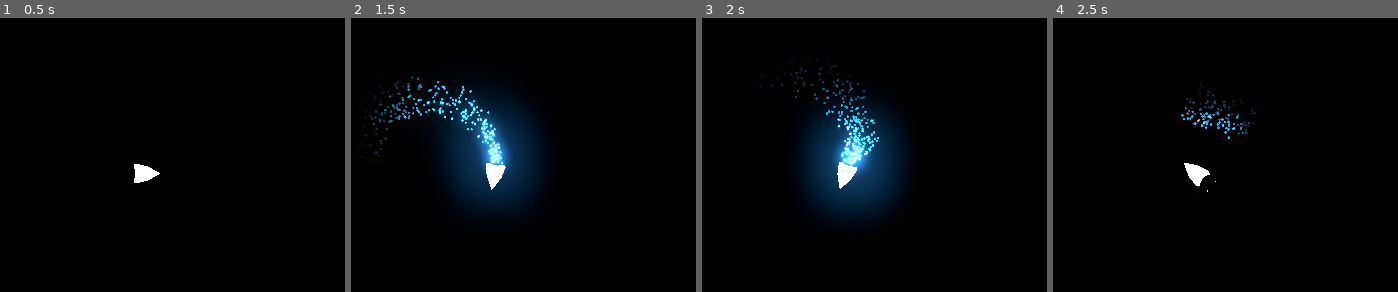
Above: before the commit, frames 1-4 (left to right).
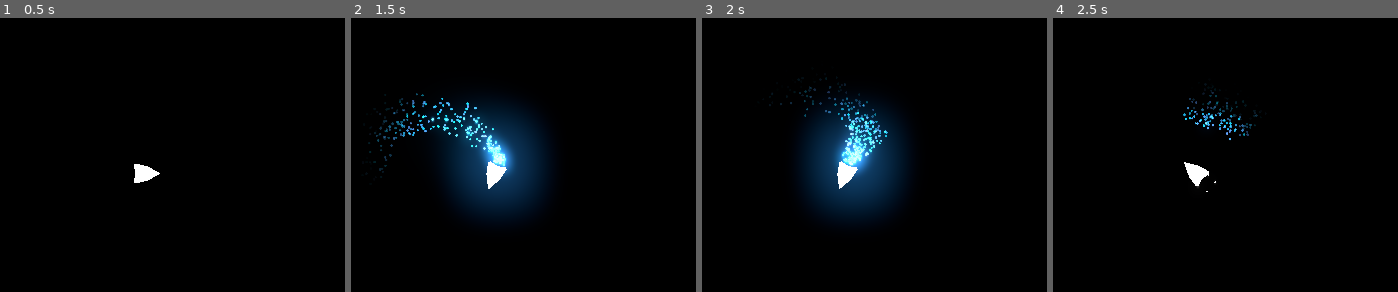
Above: after the commit, the same moments.

Repository: Insta-x/boost-racer
Game: Godot game, scene res://Src/Game.tscn
The game is run twice, just before and just after one commit, with the same random seed, the same clock (stepped at 60 frames per second) and the same inputs. This scene is started directly instead of the project's main scene.
Inputs:
- Up to frame 1 (0.5 s): no input
- Up to frame 2 (1.5 s): tap Enter at 0.5 s; hold D (turn_right) 0.53-1.28 s; hold Shift (boost) 0.53-1.28 s; hold Space (brake) from 1.28 s (still down); tap Shift (boost) at 1.35 s
- Up to frame 3 (2 s): keep holding Space (brake)
- Up to frame 4 (2.5 s): release Space (brake) at 2.03 s; hold D (turn_right) from 2.03 s (still down); hold Shift (boost) from 2.03 s (still down)

Frame 1 is identical in both runs. In frame 2, 3.6% of the frame differs, in the area x 3-48%, y 21-63%; in frame 3, 1.7%; in frame 4, 1.0%.

Commit message:
expanded world

Diff:
--- a/Src/GameWorld.tscn
+++ b/Src/GameWorld.tscn
@@ -10,7 +10,7 @@
 collision_mask = 3
 
 [node name="CollisionPolygon2D" type="CollisionPolygon2D" parent="OuterWall"]
-polygon = PoolVector2Array( 0, 5120, -64, 5120, -64, -576, 9024, -576, 9024, 5184, -64, 5184, 0, 5120, 4544, 5120, 4992, 4672, 5056, 4672, 5248, 4864, 8064, 4864, 8512, 4416, 8960, 4416, 8960, 1088, 8384, 512, 8384, -64, 6528, -64, 6528, 896, 4160, 896, 4160, -256, 3136, -256, 2496, 384, 1792, 384, 1792, -256, 1408, -512, 256, -512, 0, -256 )
+polygon = PoolVector2Array( 0, 8960, -64, 9024, -64, -576, 14144, -576, 14144, 9984, 4736, 9920, 3840, 9024, 0, 9024, 0, 8960, 3008, 8960, 3072, 8896, 3840, 8896, 4736, 9792, 5504, 9792, 6400, 8896, 7744, 8896, 8640, 8000, 8832, 8000, 9472, 8640, 12672, 8640, 13184, 8128, 14080, 8128, 14080, 5120, 13376, 4416, 13376, 3456, 14080, 2752, 14080, 2432, 13504, 1856, 13504, -64, 11520, -64, 11520, 2112, 8448, 2112, 8448, -256, 7232, -256, 5952, 1024, 3840, 1024, 3840, 320, 3008, -512, 512, -512, 0, 0 )
 __meta__ = {
 "_edit_lock_": true
 }
@@ -19,127 +19,87 @@
 collision_mask = 3
 
 [node name="CollisionPolygon2D" type="CollisionPolygon2D" parent="Wall"]
-polygon = PoolVector2Array( 320, 1344, 320, -128, 448, -256, 1344, -256, 1472, -128, 1472, 0, 1344, -128, 1088, -128, 1088, 1152, 512, 1152 )
-__meta__ = {
-"_edit_lock_": true
-}
+position = Vector2( 192, 192 )
+polygon = PoolVector2Array( 192, 2304, 192, -64, 448, -320, 2560, -320, 3328, 448, 3008, 448, 2432, -128, 1920, -128, 1920, 1728, 768, 1728 )
 
 [node name="CollisionPolygon2D2" type="CollisionPolygon2D" parent="Wall"]
-polygon = PoolVector2Array( 320, 1536, 512, 1344, 1088, 1344, 1280, 1536, 1280, 2304, 1088, 2496, 512, 2496, 320, 2304 )
-__meta__ = {
-"_edit_lock_": true
-}
+position = Vector2( 832, 3200 )
+polygon = PoolVector2Array( -448, -320, 192, -960, 1600, -960, 2240, -320, 2240, 1792, 1600, 2432, 192, 2432, -448, 1792 )
 
 [node name="CollisionPolygon2D3" type="CollisionPolygon2D" parent="Wall"]
-polygon = PoolVector2Array( 1280, 64, 1344, 64, 1472, 192, 1472, 704, 2688, 704, 3200, 64, 3840, 64, 3840, 896, 1600, 896, 1600, 1536, 1728, 1536, 1728, 1856, 1472, 2112, 1472, 1408, 1280, 1216 )
-__meta__ = {
-"_edit_lock_": true
-}
+position = Vector2( 1024, 768 )
+polygon = PoolVector2Array( 1408, -512, 1472, -512, 2048, 64, 2496, 64, 2496, 640, 5120, 640, 6400, -640, 7040, -640, 7040, 1344, 2624, 1344, 2624, 2048, 3136, 2048, 3136, 3136, 2368, 3904, 2368, 1984, 1408, 1024 )
 
 [node name="CollisionPolygon2D4" type="CollisionPolygon2D" parent="Wall"]
-polygon = PoolVector2Array( 320, 4672, 320, 2496, 512, 2688, 1088, 2688, 2240, 3968, 1088, 3968 )
-__meta__ = {
-"_edit_lock_": true
-}
+position = Vector2( 512, 3136 )
+polygon = PoolVector2Array( -128, 5184, -128, 2240, 448, 2816, 1984, 2816, 3008, 3904, 1152, 3904 )
 
 [node name="CollisionPolygon2D5" type="CollisionPolygon2D" parent="Wall"]
-polygon = PoolVector2Array( 512, 4800, 1088, 4224, 2240, 4224, 2240, 4608, 2048, 4800 )
-__meta__ = {
-"_edit_lock_": true
-}
+position = Vector2( 1024, 3776 )
+polygon = PoolVector2Array( -192, 4800, 1024, 3584, 2560, 3584, 2560, 4288, 2048, 4800 )
 
 [node name="CollisionPolygon2D6" type="CollisionPolygon2D" parent="Wall"]
-polygon = PoolVector2Array( 2304, 4800, 2496, 4608, 2496, 4224, 4608, 4224, 4864, 4480, 4864, 4544, 4608, 4800, 2496, 4800 )
-__meta__ = {
-"_edit_lock_": true
-}
+position = Vector2( 3520, 3264 )
+polygon = PoolVector2Array( -128, 5312, 384, 4800, 384, 4096, 4544, 4096, 4864, 4416, 4864, 4608, 4160, 5312, 2880, 5312, 1984, 6208, 1216, 6208, 320, 5312 )
 
 [node name="CollisionPolygon2D7" type="CollisionPolygon2D" parent="Wall"]
-polygon = PoolVector2Array( 2240, 3776, 1280, 2688, 1472, 2496, 3776, 2496, 3776, 3136, 2240, 3136 )
-__meta__ = {
-"_edit_lock_": true
-}
+position = Vector2( 1472, 3136 )
+polygon = PoolVector2Array( 2240, 3776, 1216, 2688, 2368, 1536, 3776, 1536, 3776, 2880, 2240, 2880 )
 
 [node name="CollisionPolygon2D8" type="CollisionPolygon2D" parent="Wall"]
-polygon = PoolVector2Array( 2496, 3968, 2496, 3328, 4032, 3328, 4032, 2496, 4544, 2496, 4544, 3968 )
-__meta__ = {
-"_edit_lock_": true
-}
+position = Vector2( 1472, 2944 )
+polygon = PoolVector2Array( 2496, 4096, 2496, 3328, 4032, 3328, 4032, 1728, 6592, 1728, 6592, 4096 )
 
 [node name="CollisionPolygon2D9" type="CollisionPolygon2D" parent="Wall"]
-polygon = PoolVector2Array( 4736, 2496, 4736, 3200, 5504, 3200, 5504, 2496 )
-__meta__ = {
-"_edit_lock_": true
-}
+position = Vector2( 3776, 2240 )
+polygon = PoolVector2Array( 4480, 2432, 4480, 3520, 5760, 3520, 5824, 3456, 5824, 2432 )
 
 [node name="CollisionPolygon2D10" type="CollisionPolygon2D" parent="Wall"]
-polygon = PoolVector2Array( 5760, 2496, 5760, 3200, 6400, 3200, 6400, 2496 )
-__meta__ = {
-"_edit_lock_": true
-}
+position = Vector2( 4224, 2540.8 )
+polygon = PoolVector2Array( 5568, 2131.2, 5568, 3200, 6400, 3200, 6400, 2131.2 )
 
 [node name="CollisionPolygon2D11" type="CollisionPolygon2D" parent="Wall"]
-polygon = PoolVector2Array( 4736, 3392, 4736, 3968, 5376, 3968, 5376, 3456, 7296, 3456, 7296, 4224, 8064, 4224, 8704, 3648, 8704, 1280, 8128, 960, 7360, 1728, 7360, 2496, 6592, 2496, 6592, 3392 )
-__meta__ = {
-"_edit_lock_": true
-}
+position = Vector2( 4992, 1280 )
+polygon = PoolVector2Array( 3264, 4672, 3264, 5760, 3584, 5760, 3584, 5184, 7040, 5184, 7040, 6400, 7616, 6400, 8704, 5312, 8704, 3840, 8000, 3136, 8000, 2176, 8704, 1472, 8704, 1280, 8384, 960, 7360, 1984, 7360, 3392, 5888, 3392, 5888, 4672 )
 
 [node name="CollisionPolygon2D12" type="CollisionPolygon2D" parent="Wall"]
-polygon = PoolVector2Array( 4864, 4224, 4992, 4352, 5056, 4352, 5184, 4224 )
-__meta__ = {
-"_edit_lock_": true
-}
+position = Vector2( 3648, 3264 )
+polygon = PoolVector2Array( 4736, 4096, 4992, 4352, 5184, 4352, 5440, 4096 )
 
 [node name="CollisionPolygon2D13" type="CollisionPolygon2D" parent="Wall"]
-polygon = PoolVector2Array( 5184, 4544, 5184, 4480, 5440, 4224, 6400, 4224, 6848, 4672, 5312, 4672 )
-__meta__ = {
-"_edit_lock_": true
-}
+position = Vector2( 3904, 3328 )
+polygon = PoolVector2Array( 5184, 4544, 5184, 4352, 5440, 4096, 6400, 4096, 7296, 4992, 5632, 4992 )
 
 [node name="CollisionPolygon2D14" type="CollisionPolygon2D" parent="Wall"]
-polygon = PoolVector2Array( 5568, 3968, 5568, 3648, 6720, 3648, 6400, 3968 )
-__meta__ = {
-"_edit_lock_": true
-}
+position = Vector2( 3264, 3072 )
+polygon = PoolVector2Array( 5568, 4032, 5568, 3712, 7616, 3712, 7296, 4032 )
 
 [node name="CollisionPolygon2D15" type="CollisionPolygon2D" parent="Wall"]
-polygon = PoolVector2Array( 6464, 4096, 7040, 4672, 8000, 4672, 8512, 4224, 8704, 4224, 8704, 3840, 8128, 4416, 7104, 4416, 7104, 3648, 6912, 3648 )
-__meta__ = {
-"_edit_lock_": true
-}
+position = Vector2( 4608, 3584 )
+polygon = PoolVector2Array( 6016, 3840, 6912, 4736, 8000, 4736, 8448, 4288, 9152, 4288, 9152, 3392, 8128, 4416, 7104, 4416, 7104, 3200, 6656, 3200 )
 
 [node name="CollisionPolygon2D16" type="CollisionPolygon2D" parent="Wall"]
-polygon = PoolVector2Array( 8064, 704, 7360, 1408, 7360, 896, 6784, 896, 6784, 256, 8064, 256 )
-__meta__ = {
-"_edit_lock_": true
-}
+position = Vector2( 5120, 1280 )
+polygon = PoolVector2Array( 8064, 704, 7232, 1536, 7232, 768, 6784, 768, 6784, -1024, 8064, -1024 )
 
 [node name="CollisionPolygon2D17" type="CollisionPolygon2D" parent="Wall"]
-polygon = PoolVector2Array( 6976, 1088, 5760, 1088, 5760, 1664, 5376, 1664, 5376, 1984, 5760, 1984, 5760, 2304 )
-__meta__ = {
-"_edit_lock_": true
-}
+position = Vector2( 4352, 1344 )
+polygon = PoolVector2Array( 7552, 1024, 5568, 1024, 5568, 1664, 4992, 1664, 4992, 2048, 5120, 2176, 5568, 2176, 5568, 3008 )
 
 [node name="CollisionPolygon2D18" type="CollisionPolygon2D" parent="Wall"]
-polygon = PoolVector2Array( 6016, 2304, 7168, 2304, 7168, 1152 )
-__meta__ = {
-"_edit_lock_": true
-}
+position = Vector2( 4928, 1792 )
+polygon = PoolVector2Array( 5376, 2560, 7168, 2560, 7168, 768 )
 
 [node name="CollisionPolygon2D19" type="CollisionPolygon2D" parent="Wall"]
-polygon = PoolVector2Array( 5504, 2304, 5504, 2176, 5120, 2176, 5120, 1472, 5504, 1472, 5504, 1344, 3456, 1344, 3456, 1856, 1984, 1856, 1536, 2304 )
-__meta__ = {
-"_edit_lock_": true
-}
+position = Vector2( 2496, 2048 )
+polygon = PoolVector2Array( 7104, 2304, 7104, 1856, 6656, 1856, 6656, 704, 7104, 704, 7104, 640, 3456, 640, 3456, 1856, 1984, 1856, 1536, 2304 )
 
 [node name="CollisionPolygon2D20" type="CollisionPolygon2D" parent="Wall"]
-polygon = PoolVector2Array( 1984, 1664, 3264, 1664, 3264, 1152, 5504, 1152, 5504, 1088, 3264, 1088, 1792, 1088, 1792, 1344, 1984, 1344 )
-__meta__ = {
-"_edit_lock_": true
-}
+position = Vector2( 2560, 1856 )
+polygon = PoolVector2Array( 1920, 1728, 3072, 1728, 3072, 640, 7040, 640, 7040, 512, 1664, 512, 1664, 704, 1920, 704 )
 
 [node name="PlayerRacer" parent="." instance=ExtResource( 2 )]
-position = Vector2( 128, 4992 )
+position = Vector2( 128, 8876.8 )
 
 [node name="Camera2D" type="Camera2D" parent="PlayerRacer"]
 current = true
@@ -150,14 +110,8 @@
 [node name="WorldEnvironment" type="WorldEnvironment" parent="."]
 environment = ExtResource( 1 )
 
-[node name="StartPosition2D" type="Position2D" parent="."]
-position = Vector2( 128, 4992 )
-
-[node name="FinishPosition2D" type="Position2D" parent="."]
-position = Vector2( 8256, 64 )
-
 [node name="FinishArea2D" parent="." instance=ExtResource( 3 )]
-position = Vector2( 8384, -64 )
+position = Vector2( 13504, -64 )
 
 [node name="CollisionPolygon2D" type="CollisionPolygon2D" parent="FinishArea2D"]
 polygon = PoolVector2Array( 0, 0, -320, 0, -256, 192, -192, 256, 0, 320 )
